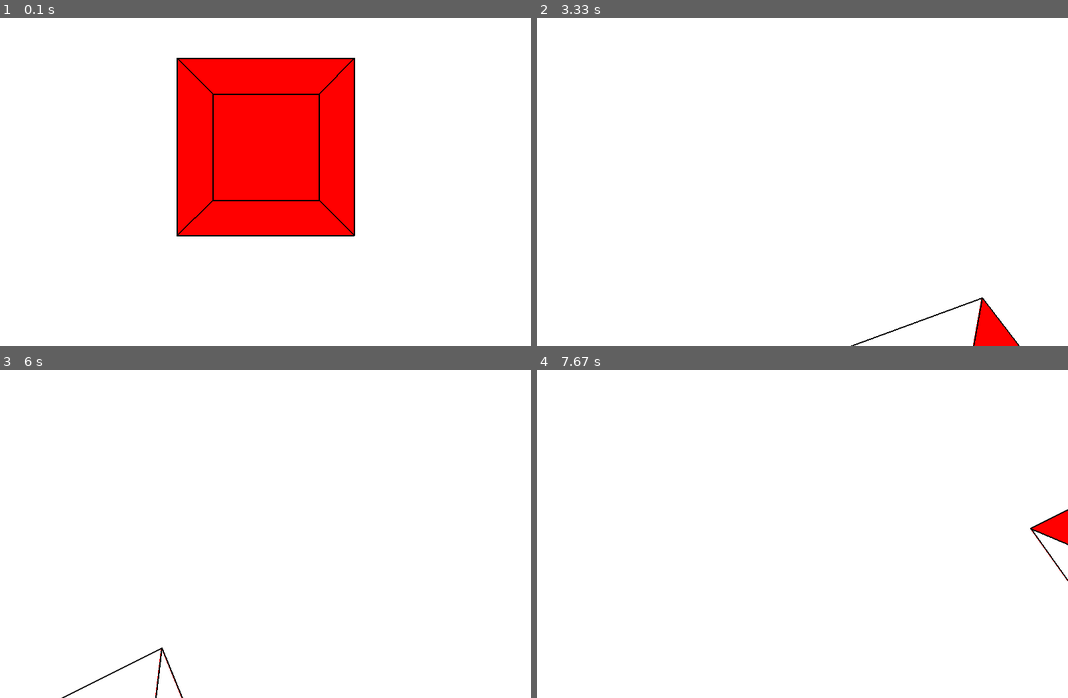
Above: before the commit, frames 1-4 (two rows, left to right).
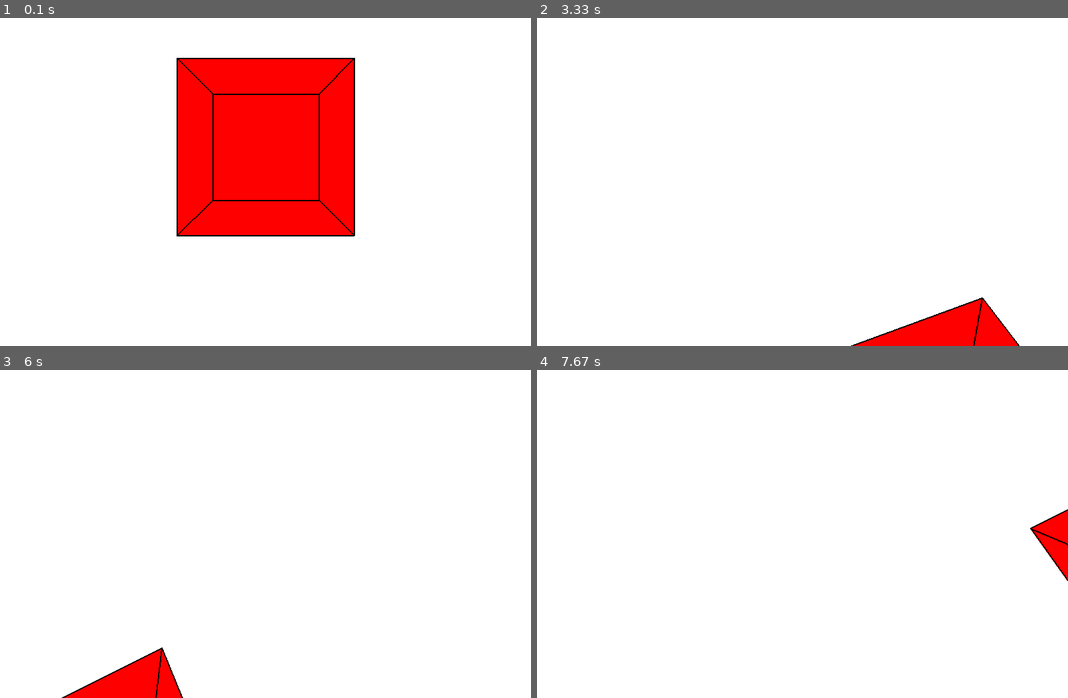
Above: after the commit, the same moments.

Repository: KuzyWoozy/private-pygame-3D-renderer
Game: pygame game, started from main.py
The game is run twice, just before and just after one commit, with the same random seed, the same clock (stepped at 60 frames per second) and the same inputs.
Inputs:
- Up to frame 1 (0.1 s): no input
- Up to frame 2 (3.33 s): hold D 0.33-0.8 s; hold W 0.83-1.13 s; tap Z at 0.9, 1.23, 1.53, 1.73, 2.03, 2.3, 2.63, 2.93, 3.07 s; tap X at 0.98, 2.38 s; hold D 1.17-1.63 s; tap E at 1.32, 2.72 s; hold A 1.67-2.2 s; hold S 2.23-2.53 s; hold A 2.57-2.97 s; hold W from 3 s (still down)
- Up to frame 3 (6 s): release W at 3.37 s; hold D 3.4-4.03 s; tap Z at 3.47, 3.77, 4.13, 4.53, 4.83, 5.03, 5.33, 5.53, 5.87 s; tap X at 3.55, 5.12 s; hold S 4.07-4.43 s; tap E at 4.22, 5.62 s; hold A 4.47-4.93 s; hold D 4.97-5.43 s; hold W 5.47-5.77 s; hold D from 5.8 s (still down)
- Up to frame 4 (7.67 s): tap Z at 6.17, 6.37, 6.67, 6.93, 7.27, 7.57 s; release D at 6.27 s; hold A 6.3-6.83 s; tap X at 6.45 s; hold S 6.87-7.17 s; tap E at 7.02 s; hold A 7.2-7.6 s; hold W from 7.63 s (still down)

The runs differ from the first frame. In frame 1, less than 0.1% of the frame differs, in the area x 36-64%, y 17-62%; in frame 2, 1.6%; in frame 3, 1.6%, in the area x 12-35%, y 85-100%; in frame 4, 0.3%.

Commit message:
it works, it's not pretty. Can't think of way to make pretty

Diff:
--- a/Entity.py
+++ b/Entity.py
@@ -29,8 +29,47 @@
 
     def move(self, x_dist: float, y_dist: float, z_dist: float) -> None:
         self.dots += np.array([x_dist, y_dist, z_dist])
-
-
+    """
+    @staticmethod
+    def polyAssemble(edges: List[np.ndarray]) -> List[np.ndarray]:
+        if len(edges) == 0:
+            return edges
+        new_edges = []
+        for poly in edges:
+            if poly.shape[0] == 0:
+                continue
+            new_poly = np.zeros(poly.shape)
+            edge1 = poly[0]
+            new_poly[0] = edge1
+            count = 1
+            loop = True
+            while(loop):
+                for edge2 in poly:
+                    if not (np.abs(edge1 - edge2).sum() < 1e-2):
+
+                        if (np.abs(edge1[1] - edge2[0]) < 1e-2).all():
+                            # check if we made a cycle
+                            if (np.abs(edge2-poly[0]) < 1e-2).all():
+                                loop = False
+                                break
+                            new_poly[count] = edge2
+                            count += 1
+                            edge1 = edge2
+                            break
+
+                        if (np.abs(edge1[1] - edge2[1]) < 1e-2).all():
+# check if we made a cycle
+                            edge2 = edge2[::-1]
+                            if (np.abs(edge2-poly[0]) < 1e-2).all():
+                                loop = False
+                                break
+                            new_poly[count] = edge2
+                            count += 1
+                            edge1 = edge2
+                            break
+            new_edges.append(new_poly)
+        return new_edges
+    """
     @staticmethod
     def cull(edges: List[np.ndarray]) -> List[np.ndarray]:
         global CULL_OFFSET
@@ -57,19 +96,35 @@
 
                 projected_points = (PQ_diff * np.expand_dims(t, 0).transpose()) + Q
                 poly[mask, i] = projected_points
-                seal[1-i] = projected_points
+
+                seal[i] = projected_points
 
             if not np.isnan(np.sum(seal)):
-                # Slight assumption abuse, technically true in all cases
-                # Because of the way we delete unwanted edges
-                # Doesnt look nice thou
-                m = masks[0] | masks[1]
-                p = np.argwhere(m)
-                if (np.abs(p[0] - p[1])) == 1:
-                    z = p[-1]
+                p = np.argwhere(masks[0] | masks[1])
+                if poly.shape[0] > 2:
+                    if (np.abs(p[0] - p[1])) == 1:
+                        z = p[-1]
+                    else:
+                        z = p[0]
+
+                    if (np.abs(seal[1] - poly[z, 0]) < 1e-2).all():
+                        poly = np.insert(poly, z, seal, axis=0)
+                    else:
+                        poly = np.insert(poly, z, seal[::-1], axis=0)
                 else:
-                    z = p[0]
-                poly = np.insert(poly, z, seal, axis=0)
+                    if (np.abs(seal[1] - poly[1, 0]) < 1e-2).all():
+                        poly = np.insert(poly, 1, seal, axis=0)
+                    elif (np.abs(seal[0] - poly[1, 0]) < 1e-2).all():
+                        poly = np.insert(poly, 1, seal[::-1], axis=0)
+                    elif (np.abs(seal[1] - poly[0, 0]) < 1e-2).all():
+                        poly = np.insert(poly, 0, seal, axis=0)
+                    else:
+                        poly = np.insert(poly, 0, seal[::-1], axis=0)
+
+
+
+
+
             return poly
 
 
@@ -143,14 +198,8 @@
         # Culling
         dots_mask = self.dots[:, 2] > 1e-2
 
-        """ Optimizations, commented out for now to prevent hidden bugs
-
         if (~dots_mask).all():
             return
-
-        if not np.logical_and((np.abs(np.arctan(self.dots[dots_mask, 0] / self.dots[dots_mask, 2]) < FOV_HOR_HALF).any()), (np.abs(np.arctan(self.dots[dots_mask, 1] / self.dots[dots_mask, 2])) < FOV_VERT_HALF).any()):
-            return
-        """
 
         edges = Entity.cull(self.generateEdges())
 
@@ -216,7 +265,7 @@
 
                 np.array([[self.dots[1], self.dots[2]], [self.dots[2], self.dots[6]], [self.dots[6], self.dots[5]], [self.dots[5], self.dots[1]]]),
                 np.array([[self.dots[2], self.dots[3]], [self.dots[3], self.dots[7]], [self.dots[7], self.dots[6]], [self.dots[6], self.dots[2]]]),
-                np.array([[self.dots[3], self.dots[7]], [self.dots[7], self.dots[4]], [self.dots[4], self.dots[0]], [self.dots[0], self.dots[3]]]),
-                np.array([[self.dots[0], self.dots[1]], [self.dots[1], self.dots[2]], [self.dots[2], self.dots[3]], [self.dots[3], self.dots[0]]]),
-                np.array([[self.dots[4], self.dots[5]], [self.dots[5], self.dots[6]], [self.dots[6], self.dots[7]], [self.dots[7], self.dots[4]]])
+                np.array([[self.dots[3], self.dots[0]], [self.dots[0], self.dots[4]], [self.dots[4], self.dots[7]], [self.dots[7], self.dots[3]]]),
+                np.array([[self.dots[0], self.dots[3]], [self.dots[3], self.dots[2]], [self.dots[2], self.dots[1]], [self.dots[1], self.dots[0]]]),
+                np.array([[self.dots[4], self.dots[7]], [self.dots[7], self.dots[6]], [self.dots[6], self.dots[5]], [self.dots[5], self.dots[4]]])
             ]
--- a/Environment3D.py
+++ b/Environment3D.py
@@ -45,7 +45,7 @@
 
         self.entities = [
                 Rectangle((0,0,200), (100, 100, 100), (0,0,0)),
-                #Rectangle((-75,0,100), (50, 50, 50), (0,0,0)),
+                #Rectangle((0,0,300), (50, 50, 50), (0,0,0)),
                 #Rectangle((0,75,100), (50, 50, 50), (0,0,0)),
                 #Rectangle((0,-75,100), (50, 50, 50), (0,0,0)),
                 ]
